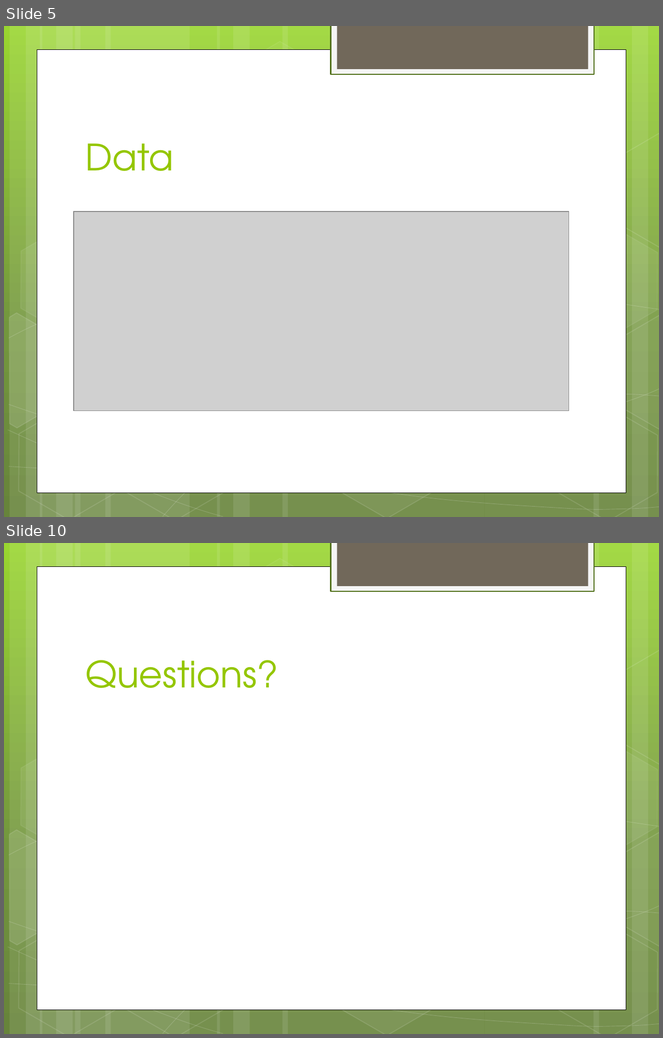
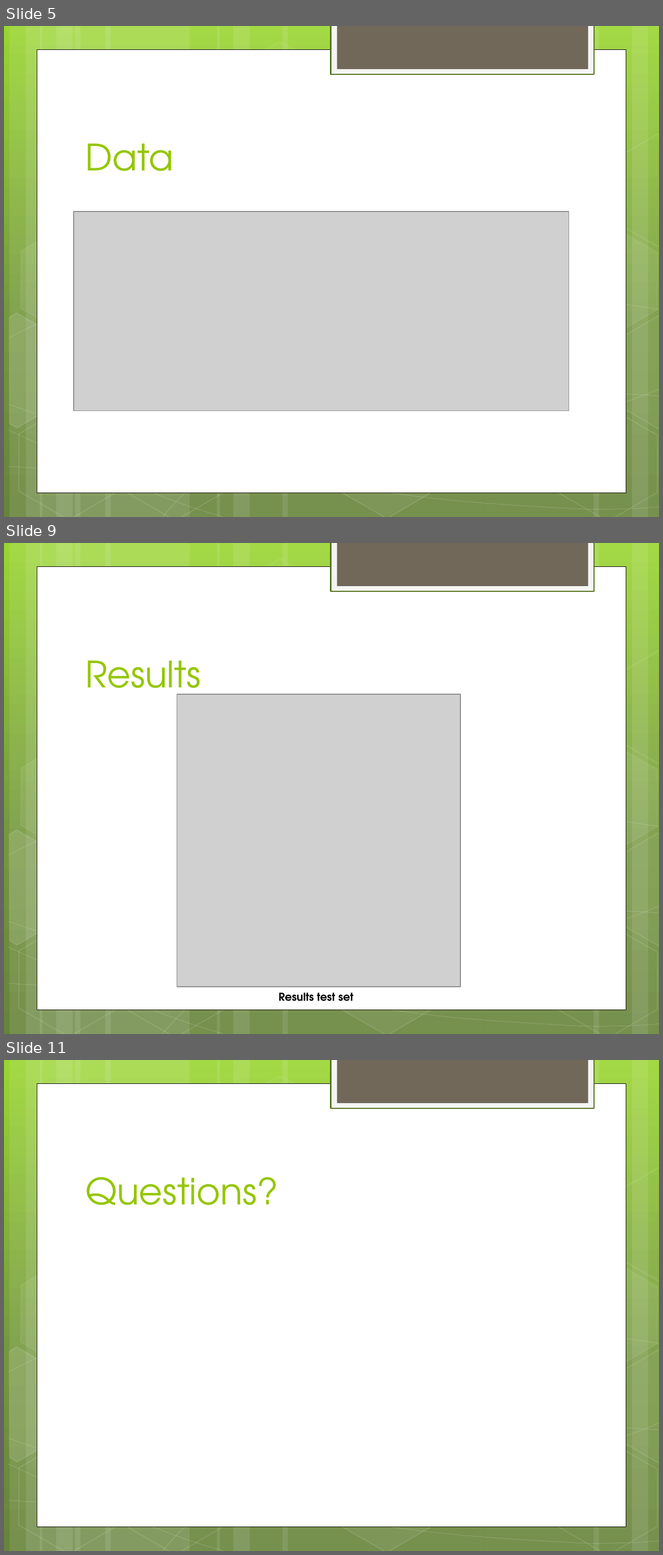
Before and after one commit to DaphneGroot/LFD-Final-Project, a slide deck: Presentation.pptx. Shown one above the other, each under a label of ours: slides 5 and 10 before the commit, slides 5, 9 and 11 after it; the slides between them are not shown. The pictures are 663x1038 and 663x1555 pixels, drawn with LibreOffice and Linux fonts; fonts in the diff are those of the drawing; grey boxes stand for pictures. Boxes give left, top, right and bottom in pixels: in the first picture for what was removed or moved away, otherwise in the second. Text is boxed around its words. In the diff, an @@ line names an element or a change of style, - is before the commit and + after.

```diff
--- a/Presentation.pptx
+++ b/Presentation.pptx
@@ slide 9 added at (4,543,659,1034), background gradient #9AD530 to #73973E to #67853C; not listed: 31 template elements that a slide beside it also shows @@
@@ title added at (85,661,201,704), 40 pt, text #94C600 @@
+Results
@@ picture added at (177,694,461,987) @@
@@ text added at (279,993,353,1002), 12 pt, text #000000, bold @@
+Results test set
@@ what was slide 10 is now slide 11 @@
```
Also in this commit, not shown: 3 slides changed, 1 other slide added, 1 slide removed.
